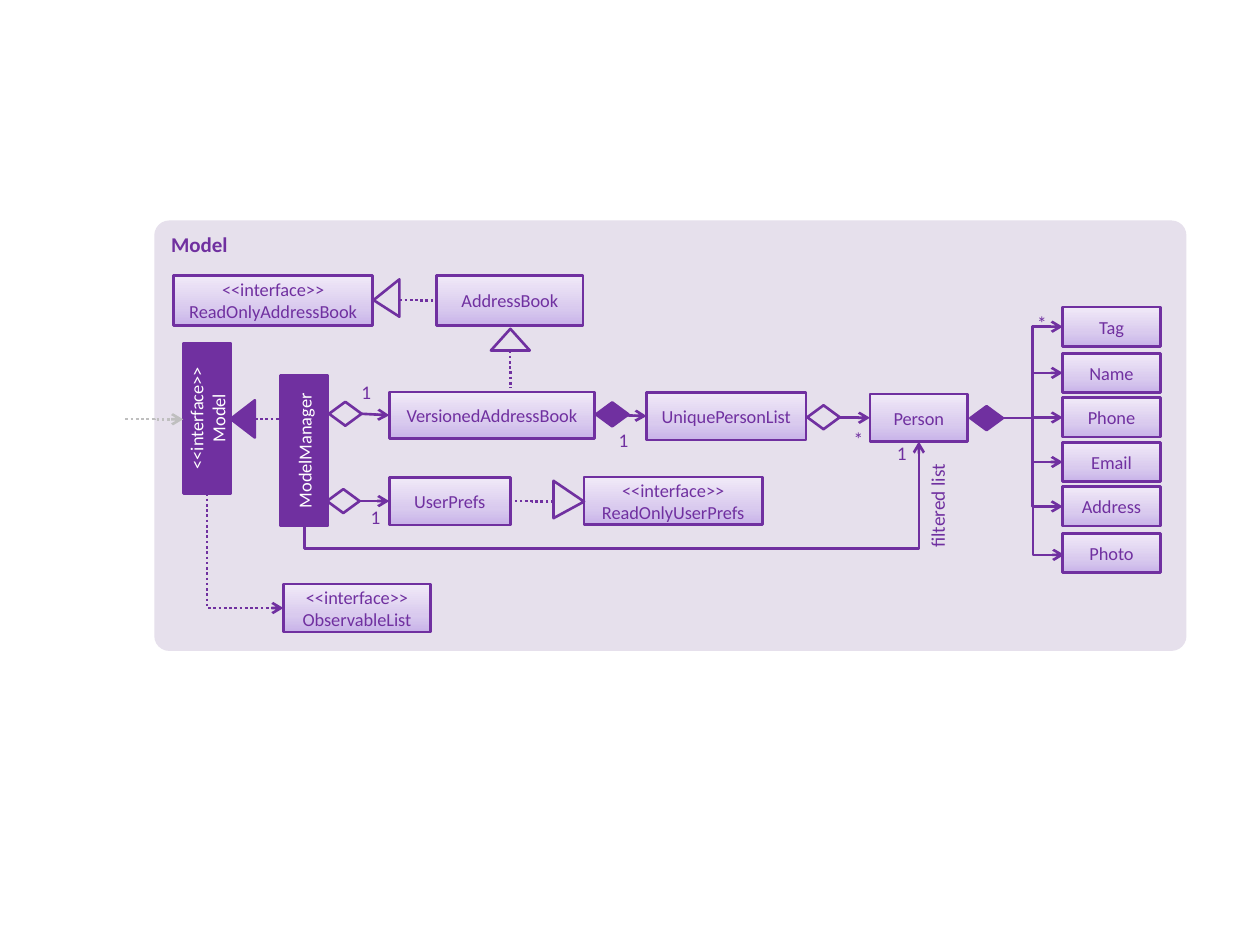
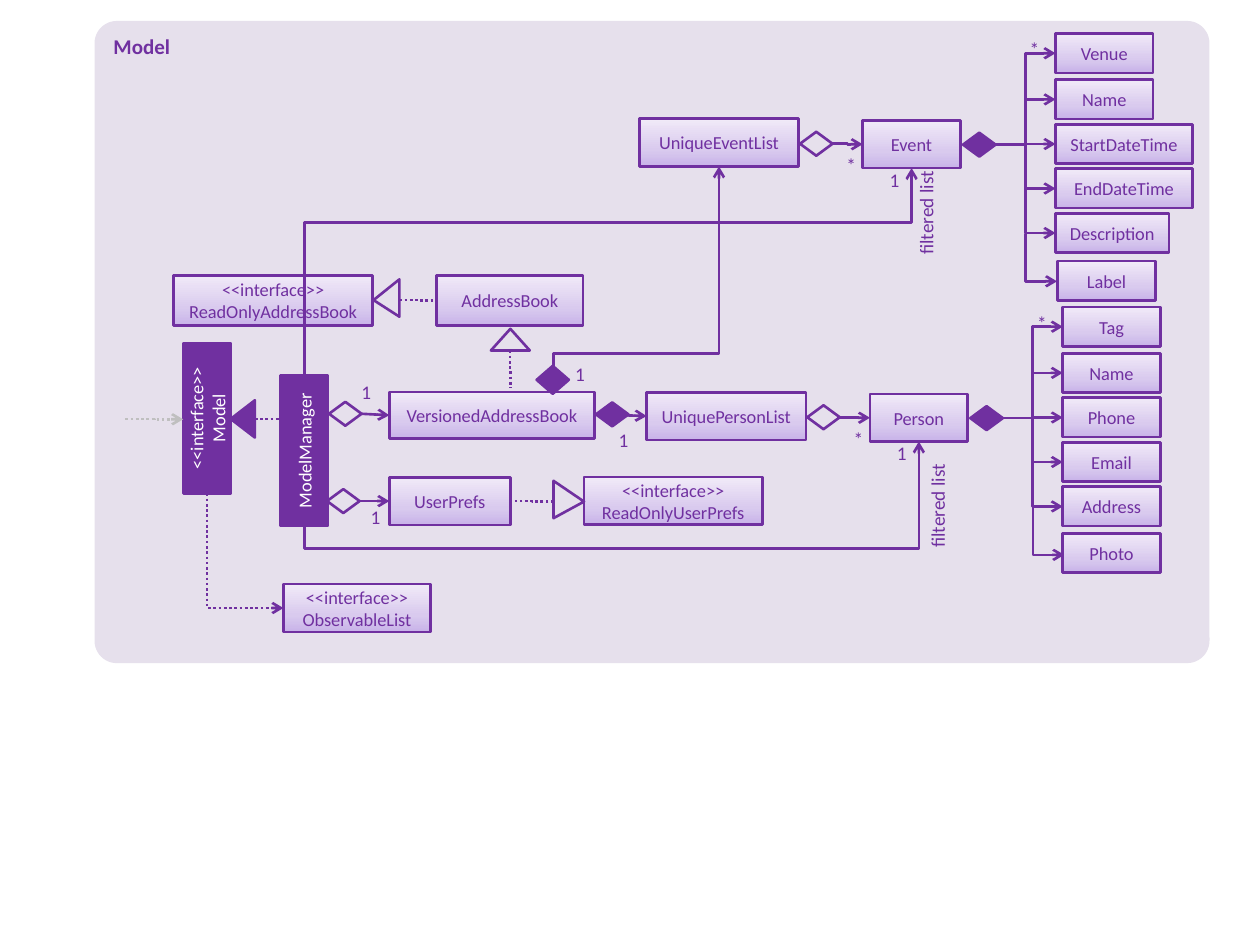
Before and after one commit to yinya998/main, a slide deck: slide 1 of docs/diagrams/ModelComponentClassDiagram.pptx. Drawn at 1260x945 pixels with LibreOffice and Linux fonts; fonts in the diff are those of the drawing. Boxes give left, top, right and bottom in pixels: in the first picture for what was removed or moved away, otherwise in the second. Text is boxed around its words. In the diff, an @@ line names an element or a change of style, - is before the commit and + after.

```diff
--- a/docs/diagrams/ModelComponentClassDiagram.pptx
+++ b/docs/diagrams/ModelComponentClassDiagram.pptx
@@ rounded rectangle "Model": place and size @@
-rounded rectangle "Model" at box(154, 220, 1186, 651)
+rounded rectangle "Model" at box(94, 21, 1210, 664)
@@ elbow arrow added from (995, 145) to (1056, 53), #7030A0 1.5 pt @@
@@ text added at box(1022, 38, 1048, 63), 11 pt, text #7030A0 @@
+*
@@ rectangle added at box(1056, 34, 1153, 73), fill gradient #C9B5E8 to #D8CBEE to #F0EAF9, outline #7030A0 1.5 pt, 10.5 pt, text #7030A0 @@
+Venue
@@ rectangle added at box(1056, 79, 1153, 118), fill gradient #C9B5E8 to #D8CBEE to #F0EAF9, outline #7030A0 1.5 pt, 10.5 pt, text #7030A0 @@
+Name
@@ rectangle added at box(639, 118, 799, 166), fill gradient #C9B5E8 to #D8CBEE to #F0EAF9, outline #7030A0 1.5 pt, 10.5 pt, text #7030A0 @@
+UniqueEventList
@@ elbow arrow added from (995, 145) to (1056, 100), #7030A0 1.5 pt @@
@@ diamond added at box(800, 132, 833, 156), outline #7030A0 1.5 pt @@
@@ elbow arrow added from (833, 144) to (863, 144), #7030A0 1.5 pt @@
@@ rectangle added at box(863, 120, 960, 168), fill gradient #C9B5E8 to #D8CBEE to #F0EAF9, outline #7030A0 1.5 pt, 10.5 pt, text #7030A0 @@
+Event
@@ diamond added at box(963, 132, 995, 156), fill #7030A0, outline #7030A0 1.5 pt @@
@@ elbow arrow added from (995, 145) to (1056, 144), #7030A0 1.5 pt @@
@@ elbow arrow added from (995, 145) to (1056, 189), #7030A0 1.5 pt @@
@@ elbow arrow added from (995, 145) to (1056, 233), #7030A0 1.5 pt @@
@@ rectangle added at box(1056, 125, 1193, 164), fill gradient #C9B5E8 to #D8CBEE to #F0EAF9, outline #7030A0 1.5 pt, 10.5 pt, text #7030A0 @@
+StartDateTime
@@ elbow arrow added from (305, 375) to (911, 168), #7030A0 1.5 pt @@
@@ elbow arrow added from (553, 388) to (719, 166), #7030A0 1.5 pt @@
@@ text added at box(838, 154, 864, 179), 11 pt, text #7030A0 @@
+*
@@ text added at box(890, 174, 900, 187), 11 pt, text #7030A0 @@
+1
@@ text added at box(915, 173, 938, 254), 11 pt, text #7030A0 @@
+filtered list
@@ rectangle added at box(1056, 169, 1193, 208), fill gradient #C9B5E8 to #D8CBEE to #F0EAF9, outline #7030A0 1.5 pt, 10.5 pt, text #7030A0 @@
+EndDateTime
@@ elbow arrow added from (1026, 233) to (1057, 281), #7030A0 1.5 pt @@
@@ rectangle added at box(1056, 213, 1169, 252), fill gradient #C9B5E8 to #D8CBEE to #F0EAF9, outline #7030A0 1.5 pt, 10.5 pt, text #7030A0 @@
+Description
@@ rectangle added at box(1058, 261, 1155, 300), fill gradient #C9B5E8 to #D8CBEE to #F0EAF9, outline #7030A0 1.5 pt, 10.5 pt, text #7030A0 @@
+Label
@@ diamond added at box(537, 365, 570, 393), fill #7030A0, outline #7030A0 1.5 pt @@
@@ text added at box(575, 368, 585, 381), 11 pt, text #7030A0 @@
+1
```
Also in this commit, not shown: 2 other files.
